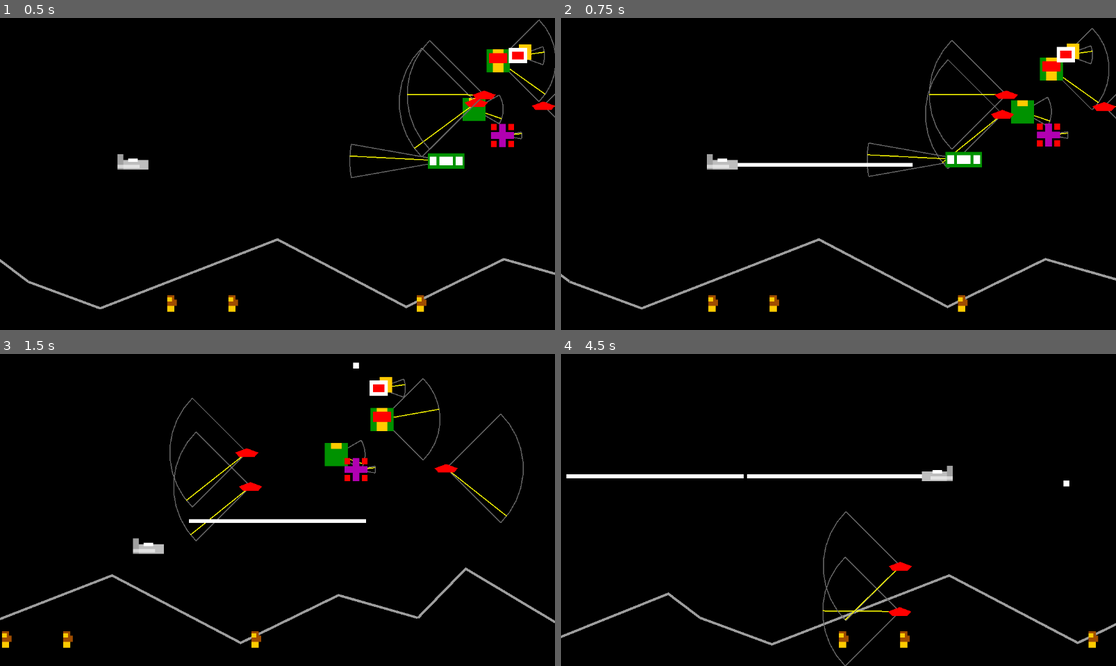
Above: before the commit, frames 1-4 (two rows, left to right).
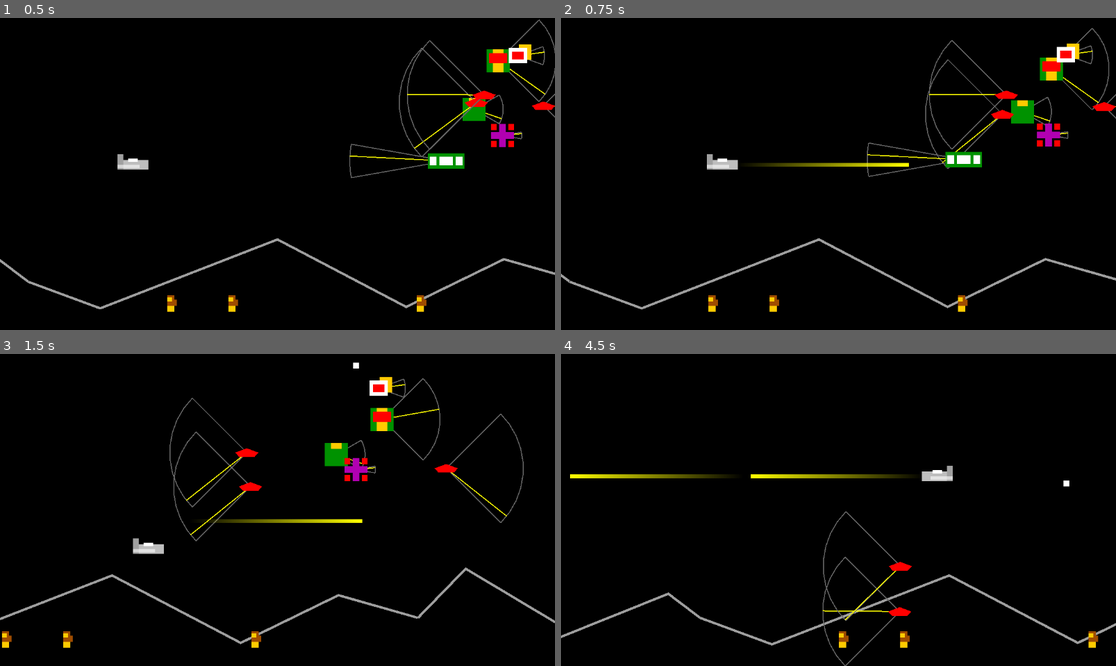
Above: after the commit, the same moments.

Repository: Toxe/godot-defender-clone
Game: Godot game, scene res://scenes/levels/main.tscn
The game is run twice, just before and just after one commit, with the same random seed, the same clock (stepped at 60 frames per second) and the same inputs.
Inputs:
- Up to frame 1 (0.5 s): no input
- Up to frame 2 (0.75 s): hold Right (move_right) from 0.53 s (still down); tap Space (fire) at 0.6 s
- Up to frame 3 (1.5 s): release Right (move_right) at 1.28 s; hold Down (move_down) from 1.28 s (still down); tap Space (fire) at 1.35 s
- Up to frame 4 (4.5 s): release Down (move_down) at 2.03 s; hold Right (move_right) 2.03-2.78 s; tap Space (fire) every 0.75 s from 2.1 to 4.35 s; hold Up (move_up) 2.78-3.53 s; hold Left (move_left) from 3.53 s (still down)

Frame 1 is identical in both runs. In frame 2, 0.4% of the frame differs, in the area x 31-64%, y 46-48%; in frame 3, 0.4%; in frame 4, 0.9%, in the area x 0-66%, y 38-40%.

Commit message:
Laser uses a Line2D and gradient for its visual

Diff:
--- a/G01_Defender/scenes/player/laser.tscn
+++ b/G01_Defender/scenes/player/laser.tscn
@@ -6,7 +6,10 @@
 [ext_resource type="PackedScene" uid="uid://beflrdpw6vd30" path="res://scenes/components/flip_orientation_component.tscn" id="4_in35m"]
 
 [sub_resource type="RectangleShape2D" id="RectangleShape2D_mb36n"]
-size = Vector2(368, 8)
+size = Vector2(360, 8)
+
+[sub_resource type="Gradient" id="Gradient_bgxai"]
+colors = PackedColorArray(1, 1, 0, 0, 1, 1, 0, 1)
 
 [node name="Laser" type="Node2D"]
 
@@ -24,18 +27,14 @@
 collision_mask = 34
 
 [node name="CollisionShape2D" type="CollisionShape2D" parent="HitboxComponent"]
-position = Vector2(184, 0)
+position = Vector2(180, 0)
 shape = SubResource("RectangleShape2D_mb36n")
 
 [node name="VisibleOnScreenNotifier2D" type="VisibleOnScreenNotifier2D" parent="."]
-position = Vector2(184, -5.96046e-08)
-scale = Vector2(18.6, 0.5)
+position = Vector2(180, 0)
+scale = Vector2(18.1, 0.5)
 
-[node name="ColorRect" type="ColorRect" parent="."]
-anchors_preset = 4
-anchor_top = 0.5
-anchor_bottom = 0.5
-offset_top = -4.0
-offset_right = 368.0
-offset_bottom = 4.0
-grow_vertical = 2
+[node name="Line2D" type="Line2D" parent="."]
+points = PackedVector2Array(0, 0, 360, 0)
+width = 8.0
+gradient = SubResource("Gradient_bgxai")
Not shown: 1 places in G01_Defender/scenes/player/laser.tscn that only renumber resources
